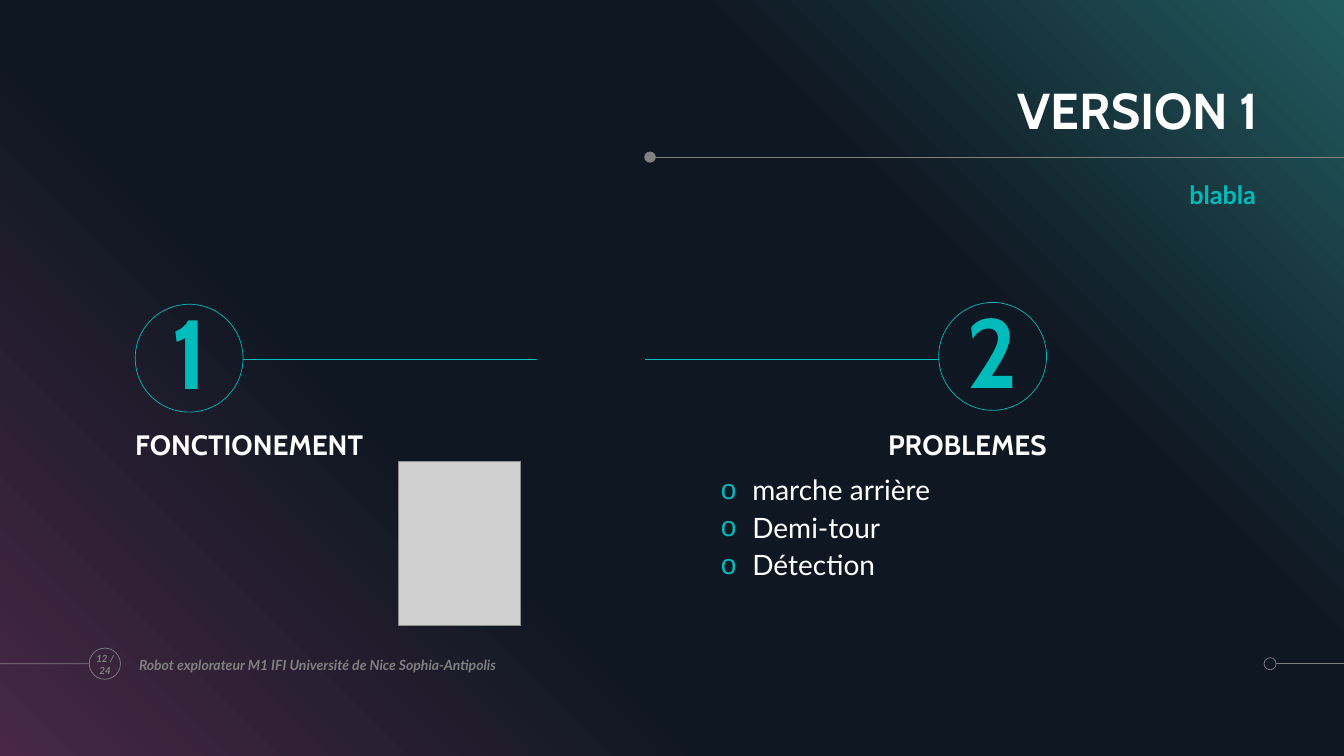
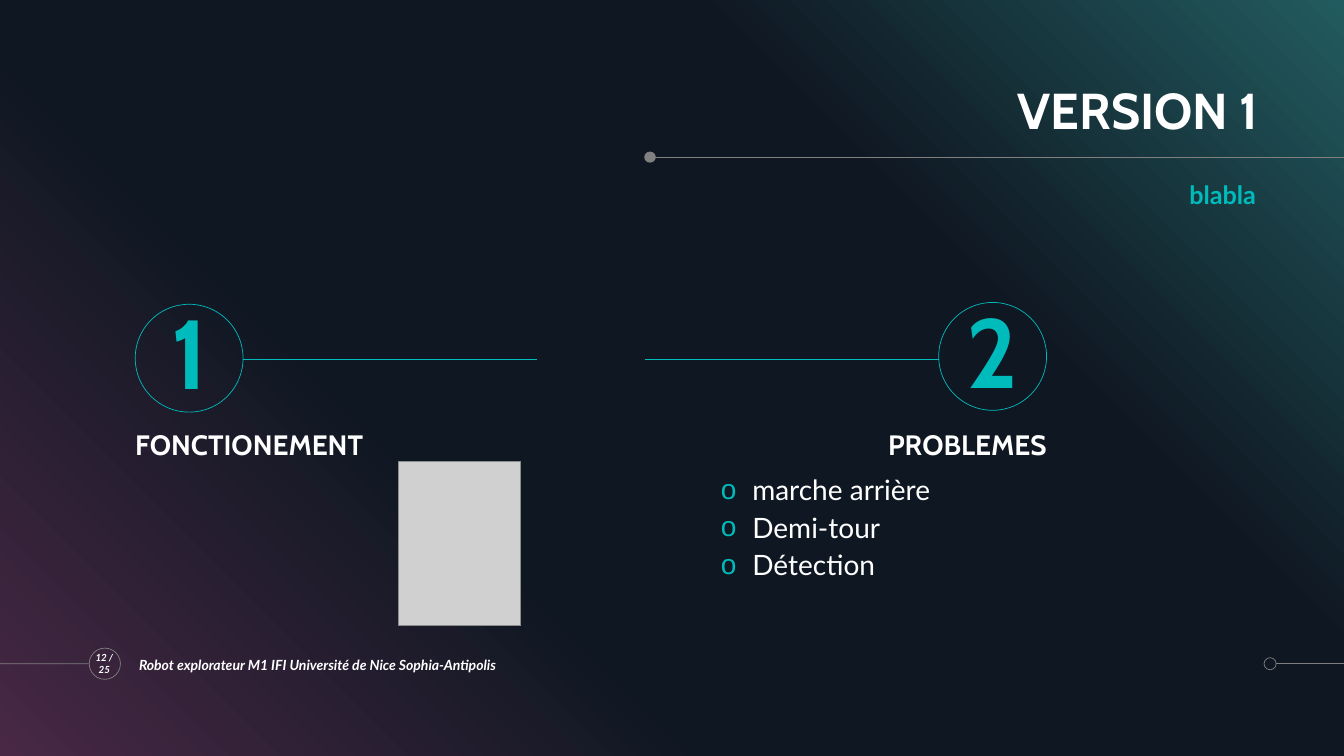
Before and after one commit to ChloeMaccarinelli/TER_M1_S2, a slide deck: slide 12 of doc/Diapo_LOTFI_MACCARINELLI_MARION.pptx. Drawn at 1344x756 pixels with LibreOffice and Linux fonts; fonts in the diff are those of the drawing; grey boxes stand for pictures. Boxes give left, top, right and bottom in pixels: in the first picture for what was removed or moved away, otherwise in the second. Text is boxed around its words. In the diff, an @@ line names an element or a change of style, - is before the commit and + after.

```diff
--- a/doc/Diapo_LOTFI_MACCARINELLI_MARION.pptx
+++ b/doc/Diapo_LOTFI_MACCARINELLI_MARION.pptx
@@ page number at [96, 654, 110, 673]: text changed; text colour #808080 to #FFFFFF @@
-12 / 24
+12 / 25
@@ text "Robot explorateur M1 IFI Université ..." at [139, 659, 496, 673]: text colour #808080 to #FFFFFF @@
```
Also in this commit, not shown: 18 other slides changed.
